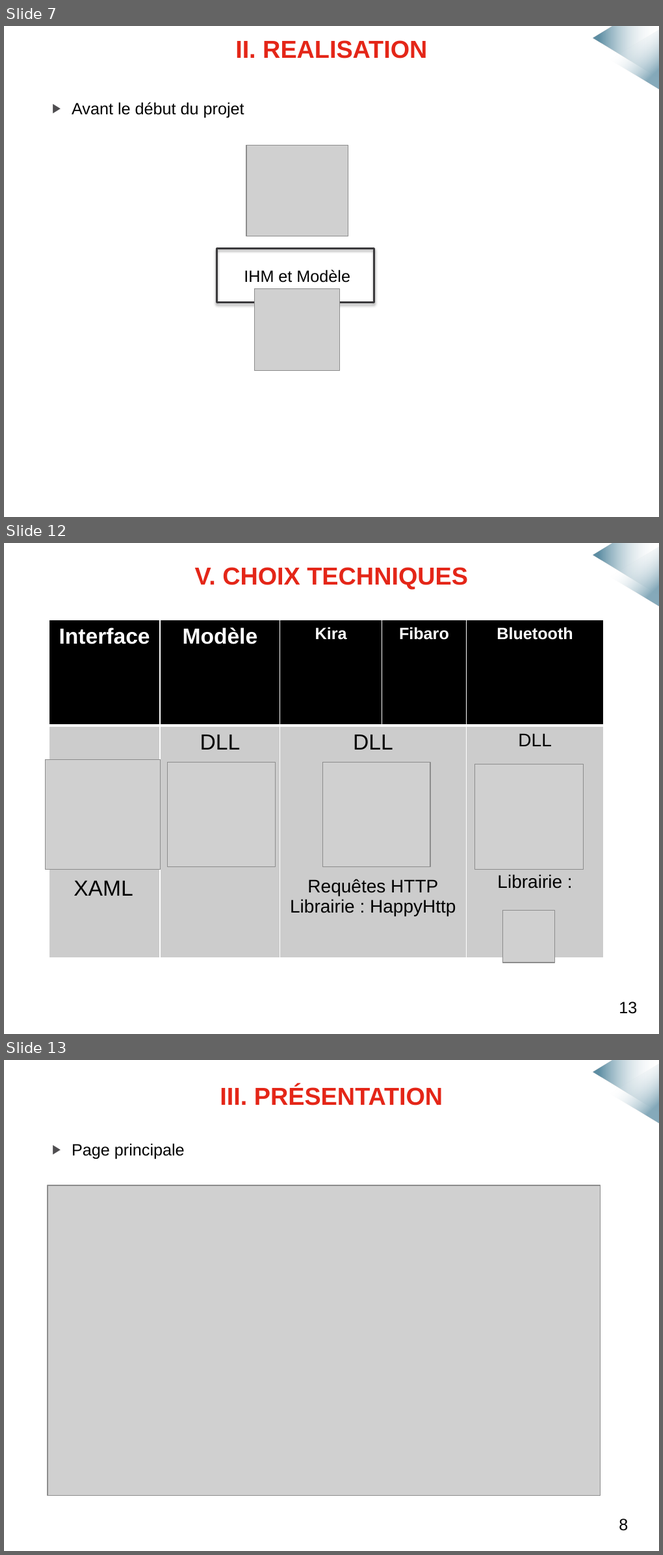
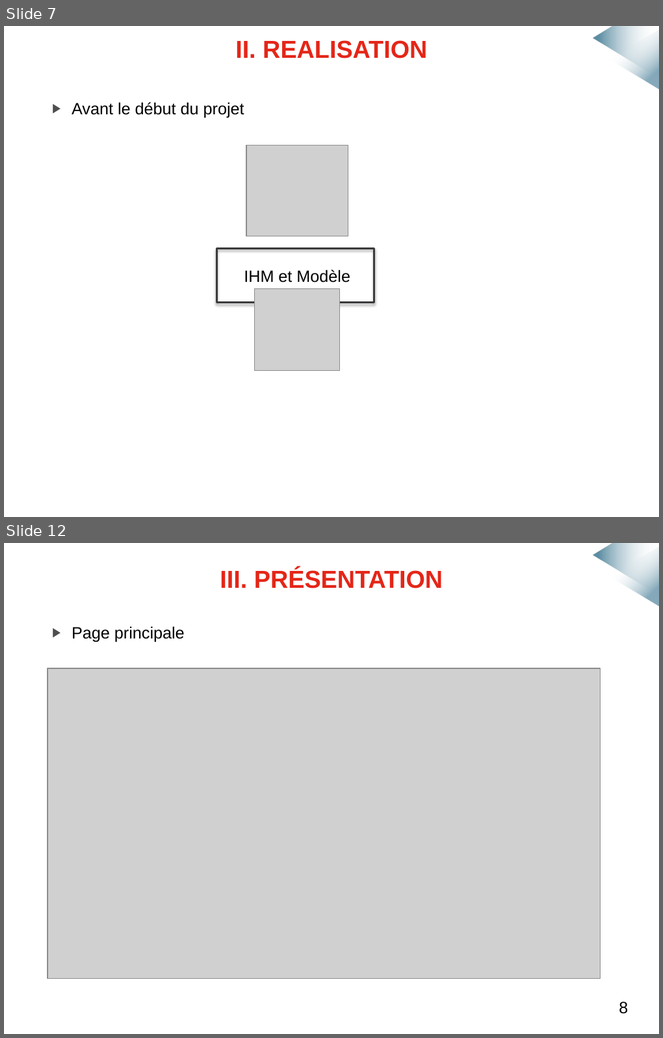
Before and after one commit to mmeven/EP_Domotique_Tablette, a slide deck: Rendu/Diapo_soutenance.pptx. Shown one above the other, each under a label of ours: slides 7, 12 and 13 before the commit, slides 7 and 12 after it; the slides between them are not shown. The pictures are 663x1555 and 663x1038 pixels, drawn with LibreOffice and Linux fonts; fonts in the diff are those of the drawing; grey boxes stand for pictures; background and template pictures are left out. Boxes give left, top, right and bottom in pixels: in the first picture for what was removed or moved away, otherwise in the second. Text is boxed around its words. In the diff, an @@ line names an element or a change of style, - is before the commit and + after.

```diff
--- a/Rendu/Diapo_soutenance.pptx
+++ b/Rendu/Diapo_soutenance.pptx
@@ slide 12 removed at <box>4,543,659,1034</box>, background #FFFFFF; not listed: 2 template elements that a slide beside it also shows @@
@@ title removed at <box>195,567,468,589</box> @@
-V. CHOIX TECHNIQUES
@@ table removed at <box>50,620,604,975</box>, 2 rows, 5 columns @@
-Interface | Modèle | Kira | Fibaro | Bluetooth
-XAML | DLL | DLL / Requêtes HTTP / Librairie : HappyHttp |  | DLL / Librairie :
@@ picture removed at <box>46,760,160,870</box> @@
@@ picture removed at <box>167,763,275,867</box> @@
@@ picture removed at <box>322,763,430,867</box> @@
@@ picture removed at <box>475,764,583,869</box> @@
@@ picture removed at <box>503,910,556,963</box> @@
@@ text removed at <box>619,1002,637,1014</box> @@
-13
@@ what was slide 13 is now slide 12 @@
```
Also in this commit, not shown: 4 slides changed.
